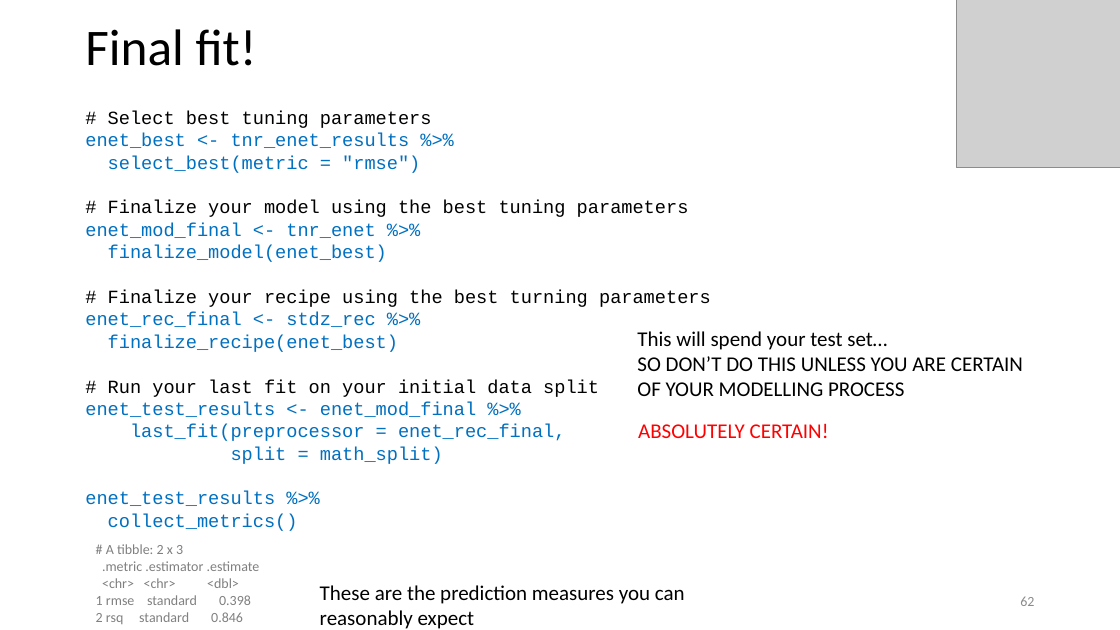
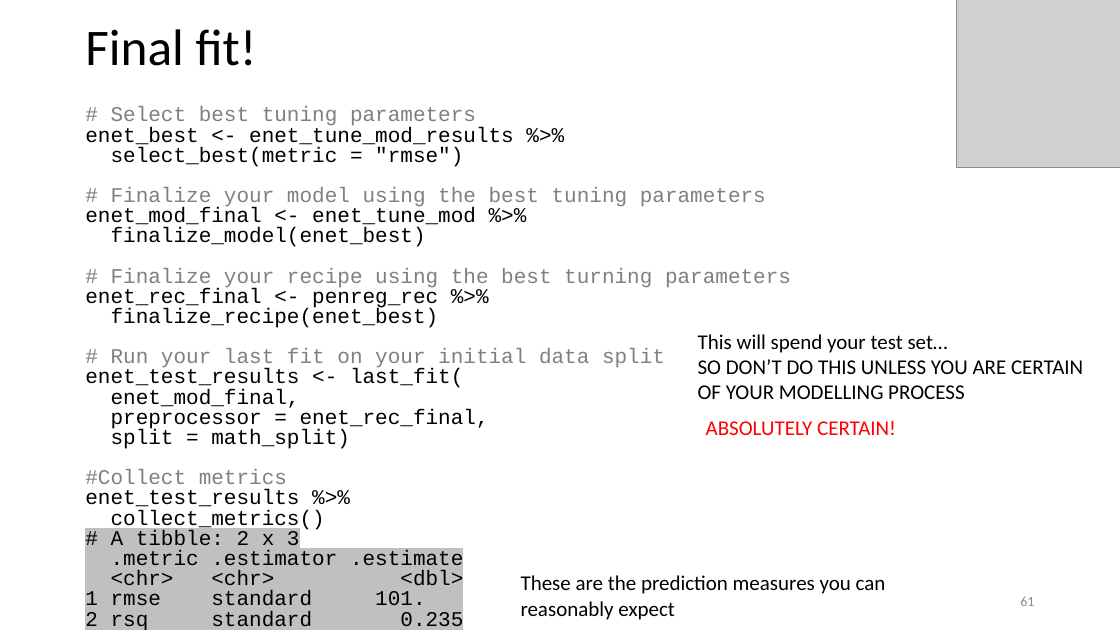
Before and after one commit to karlenaochoa/c4-ml-2020, a slide deck: slide 61 of slides/w4p1-penalized-regression/w4p1.pptx (slide 62 before the commit). Drawn at 1120x630 pixels with LibreOffice and Linux fonts; fonts in the diff are those of the drawing; grey boxes stand for pictures. Boxes give left, top, right and bottom in pixels: in the first picture for what was removed or moved away, otherwise in the second. Text is boxed around its words. In the diff, an @@ line names an element or a change of style, - is before the commit and + after.

```diff
--- a/slides/w4p1-penalized-regression/w4p1.pptx
+++ b/slides/w4p1-penalized-regression/w4p1.pptx
@@ text at box(85, 106, 791, 532): size 16 to 18 pt in "# Select best tuning parameters", "select_best(metric = "rmse")", "# Finalize your model using the best ...", "finalize_model(enet_best)" and 6 more places; text colour #000000 to #808080 in "# Select best tuning parameters", "# Finalize your model using the best ...", "# Finalize your recipe using the best ...", "# Run your last fit on your ..."; text colour #0070C0 to #000000 in "select_best(metric = "rmse")", "finalize_model(enet_best)", "finalize_recipe(enet_best)", "split = math_split)" and 2 more places; line spacing 1 to 0.8 @@
@@ text at box(85, 127, 514, 149): text changed; size 16 to 18 pt; text colour #0070C0 to #000000 @@
-enet_best <- tnr_enet_results %>%
+enet_best <- enet_tune_mod_results %>%
@@ text at box(85, 207, 476, 229): text changed; size 16 to 18 pt; text colour #0070C0 to #000000 @@
-enet_mod_final <- tnr_enet %>%
+enet_mod_final <- enet_tune_mod %>%
@@ text at box(85, 288, 438, 310): text changed; size 16 to 18 pt; text colour #0070C0 to #000000 @@
-enet_rec_final <- stdz_rec %>%
+enet_rec_final <- penreg_rec %>%
@@ text "This will spend your test ...": place and size @@
-text "This will spend your test ..." at box(637, 331, 1023, 396)
+text "This will spend your test ..." at box(698, 334, 1083, 399)
@@ text at box(85, 369, 489, 431): text changed; size 16 to 18 pt; text colour #0070C0 to #000000 @@
-enet_test_results <- enet_mod_final %>%
-last_fit(preprocessor = enet_rec_final,
+enet_test_results <- last_fit(
+enet_mod_final,
+preprocessor = enet_rec_final,
@@ text "ABSOLUTELY CERTAIN!": place and size @@
-text "ABSOLUTELY CERTAIN!" at box(638, 423, 829, 438)
+text "ABSOLUTELY CERTAIN!" at box(706, 420, 896, 435)
@@ text at box(85, 469, 287, 491): paragraph added @@
+#Collect metrics
@@ text at box(85, 530, 463, 612): paragraphs added @@
+# A tibble: 2 x 3
+.metric .estimator .estimate
+<chr> <chr> <dbl>
+1 rmse standard 101.
+2 rsq standard 0.235
@@ text removed at box(96, 544, 260, 624) @@
-# A tibble: 2 x 3
-.metric .estimator .estimate
-<chr> <chr> <dbl>
-1 rmse standard 0.398
-2 rsq standard 0.846
@@ text "These are the prediction measures ...": place and size @@
-text "These are the prediction measures ..." at box(320, 585, 685, 629)
+text "These are the prediction measures ..." at box(521, 575, 886, 620)
@@ page number at box(1020, 597, 1034, 606): text changed @@
-62
+61
```
Also in this commit, not shown: 34 other slides changed, 1 slide added, 1 slide removed, 5 other files.
